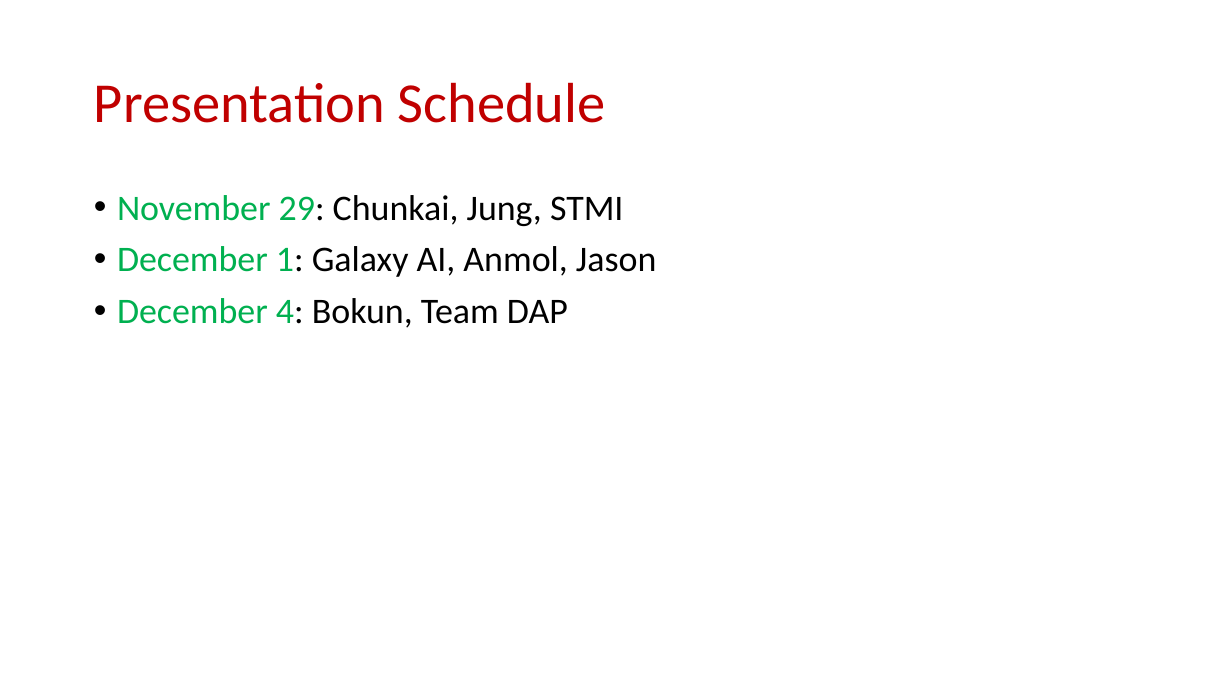
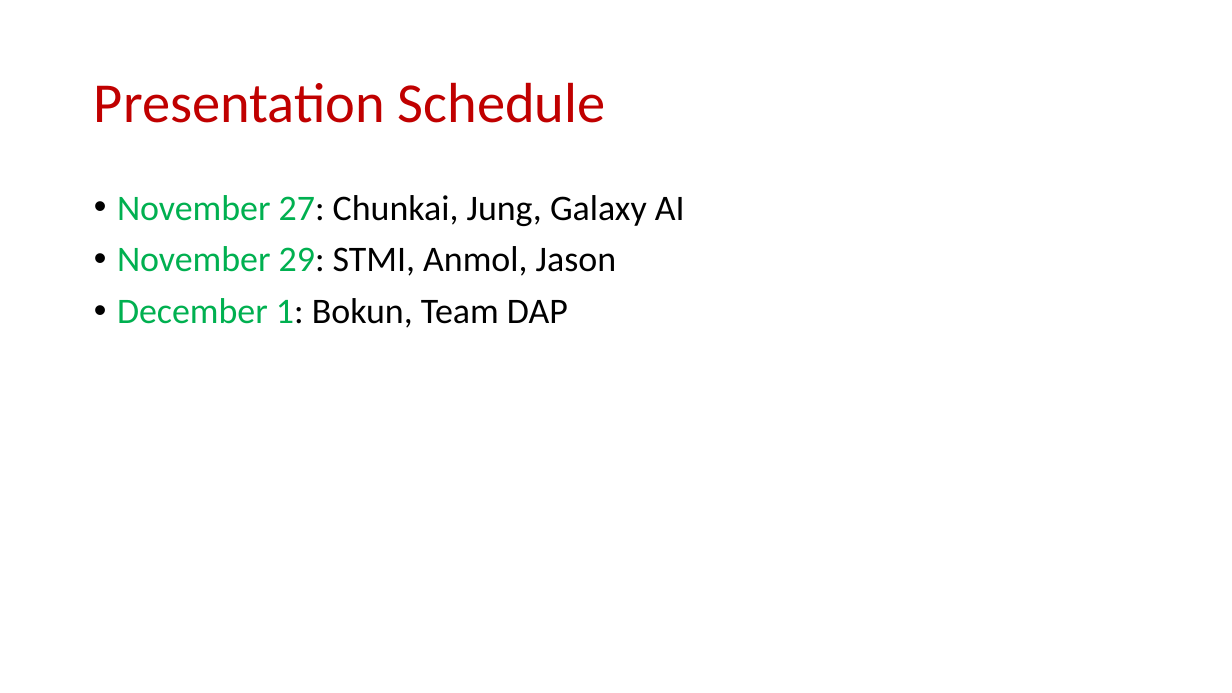
Before and after one commit to samsonzhou/samsonzhou.github.io, a slide deck: slide 2 of CSCE689-23/L18.pptx. Drawn at 1232x693 pixels with LibreOffice and Linux fonts; fonts in the diff are those of the drawing. Boxes give left, top, right and bottom in pixels: in the first picture for what was removed or moved away, otherwise in the second. Text is boxed around its words. In the diff, an @@ line names an element or a change of style, - is before the commit and + after.

```diff
--- a/CSCE689-23/L18.pptx
+++ b/CSCE689-23/L18.pptx
@@ text at bbox=[117, 195, 685, 328]: text changed @@
-• November 29: Chunkai, Jung, STMI
-• December 1: Galaxy AI, Anmol, Jason
-• December 4: Bokun, Team DAP
+• November 27: Chunkai, Jung, Galaxy AI
+• November 29: STMI, Anmol, Jason
+• December 1: Bokun, Team DAP
```
